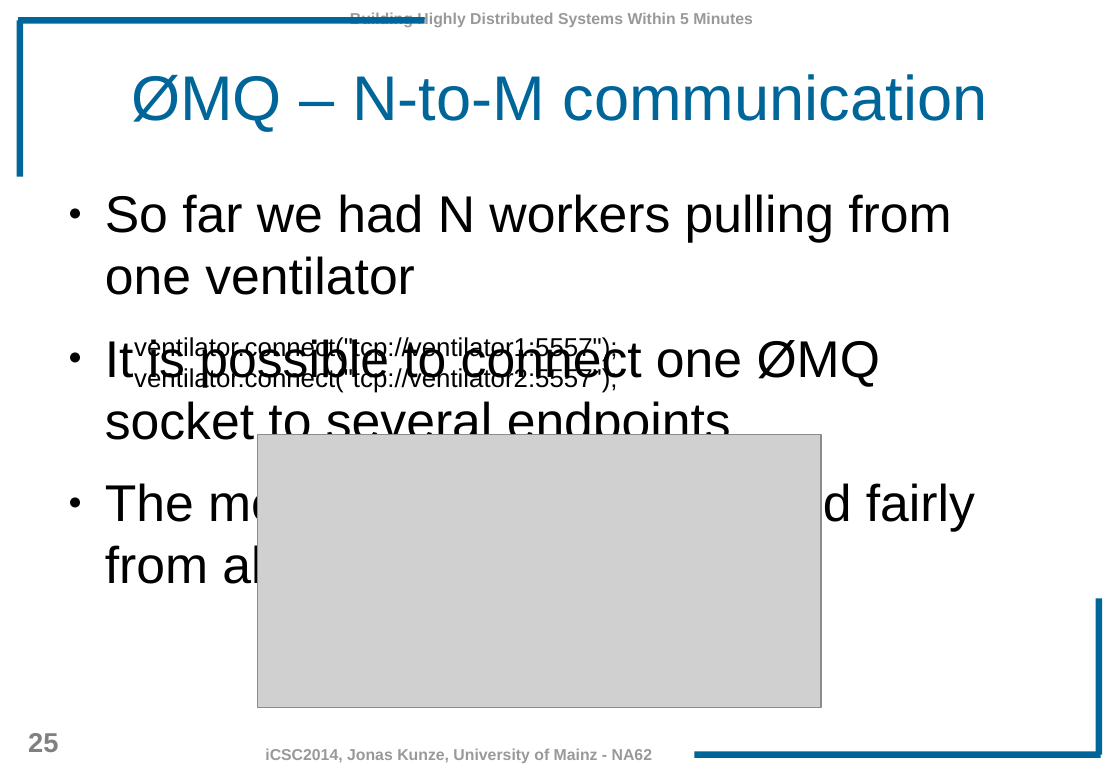
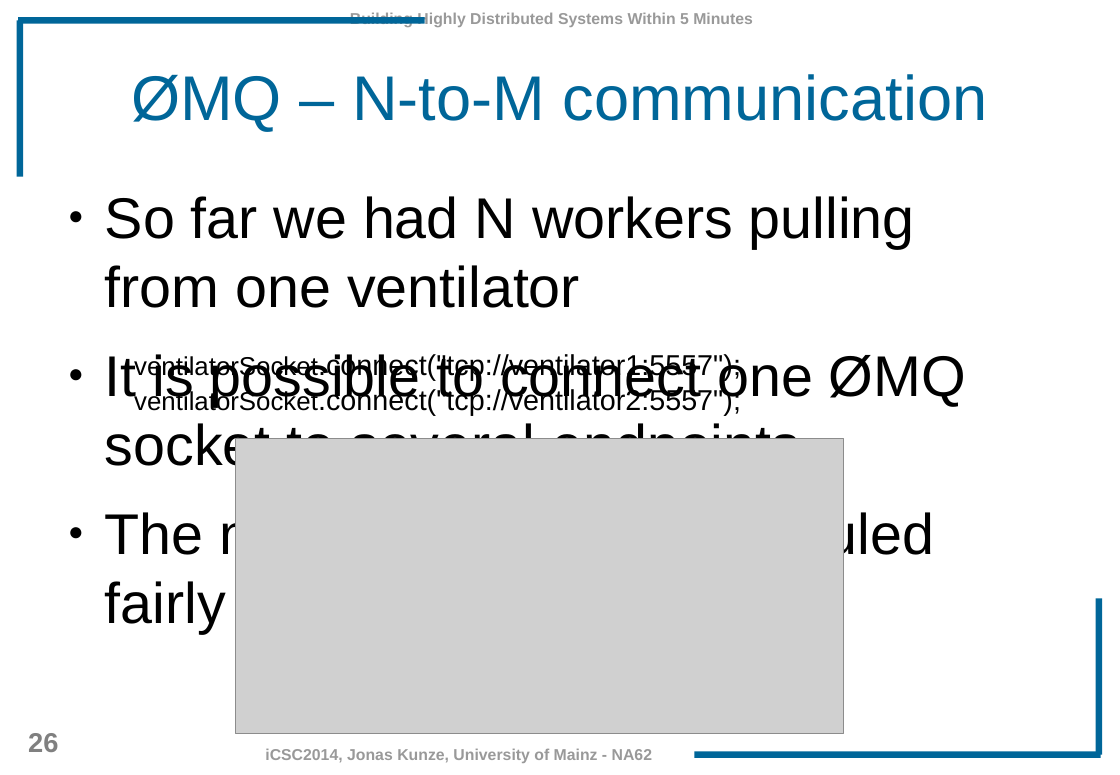
Before and after one commit to JonasKunze/icsc2014, a slide deck: slide 26 of iCSC-2014-Network-Libraries.odp (slide 25 before the commit). Drawn at 1120x775 pixels with LibreOffice and Linux fonts; fonts in the diff are those of the drawing; grey boxes stand for pictures; background and template pictures are left out. Boxes give left, top, right and bottom in pixels: in the first picture for what was removed or moved away, otherwise in the second. Text is boxed around its words. In the diff, an @@ line names an element or a change of style, - is before the commit and + after.

```diff
--- a/iCSC-2014-Network-Libraries.odp
+++ b/iCSC-2014-Network-Libraries.odp
@@ text "So far we had N ..." at <box>105,196,966,634</box>: size 36 to 40 pt @@
@@ text at <box>134,354,741,415</box>: text changed; size 18 to 20 pt @@
-ventilator.connect("tcp://ventilator1:5557");
-ventilator.connect("tcp://ventilator2:5557");
+ventilatorSocket.connect("tcp://ventilator1:5557");
+ventilatorSocket.connect("tcp://ventilator2:5557");
@@ picture: place and size @@
-picture at <box>258,434,821,708</box>
+picture at <box>236,438,844,734</box>
@@ page number at <box>28,733,58,752</box>: text changed @@
-25
+26
```
Also in this commit, not shown: 33 other slides changed, 2 slides added.
